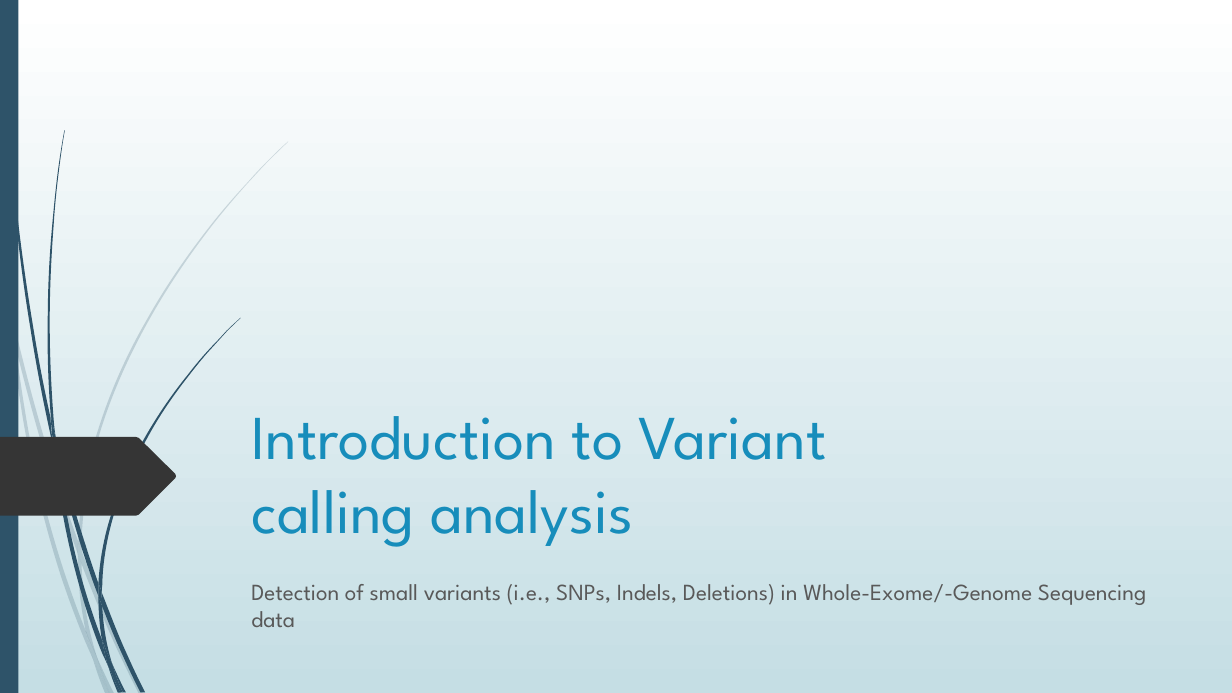
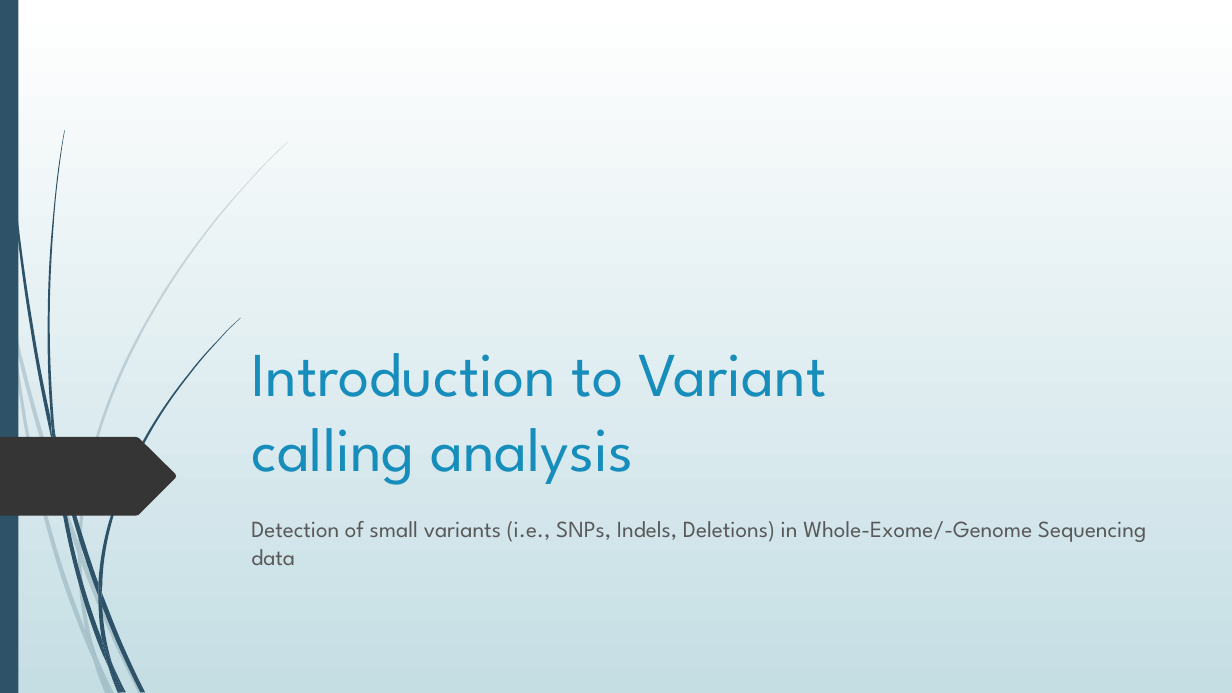
Before and after one commit to BiodataAnalysisGroup/IMGGE-WES-WGS-data-analysis-workshop, a slide deck: slide 1 of day 1/germline_variant_calling_slides.pptx. Drawn at 1232x693 pixels with LibreOffice and Linux fonts; fonts in the diff are those of the drawing. Boxes give left, top, right and bottom in pixels: in the first picture for what was removed or moved away, otherwise in the second. Text is boxed around its words. In the diff, an @@ line names an element or a change of style, - is before the commit and + after.

```diff
--- a/day 1/germline_variant_calling_slides.pptx
+++ b/day 1/germline_variant_calling_slides.pptx
@@ title "Introduction to Variant calling analysis": place and size @@
-title "Introduction to Variant calling analysis" at (251, 416, 827, 547)
+title "Introduction to Variant calling analysis" at (251, 353, 827, 485)
@@ subtitle "Detection of small variants (i.e., ...": place and size @@
-subtitle "Detection of small variants (i.e., ..." at (251, 584, 1146, 627)
+subtitle "Detection of small variants (i.e., ..." at (251, 521, 1146, 565)
```
Also in this commit, not shown: 1 other file.
